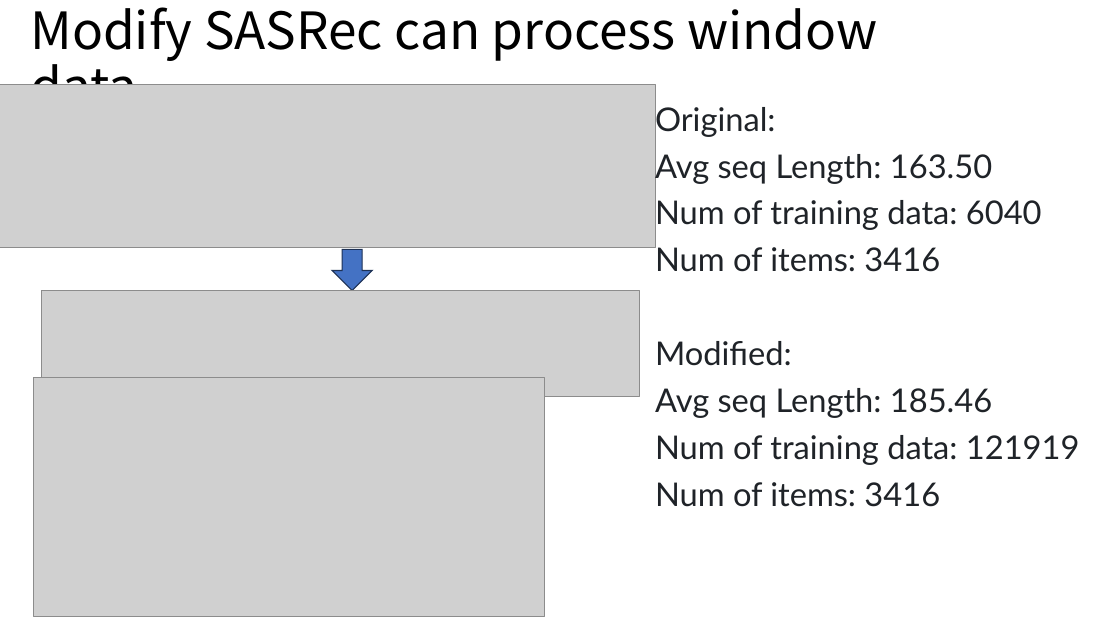
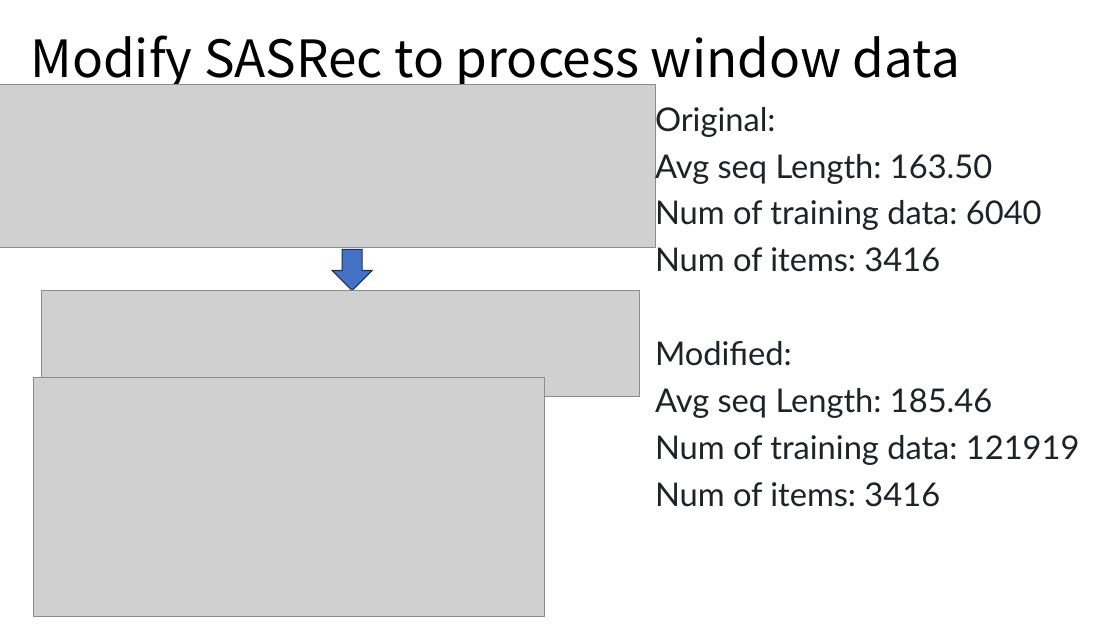
Before and after one commit to YunlongLin0125/Recommender-System, a slide deck: slide 3 of week2/Dissertation_2.pptx. Drawn at 1120x630 pixels with LibreOffice and Linux fonts; fonts in the diff are those of the drawing; grey boxes stand for pictures. Boxes give left, top, right and bottom in pixels: in the first picture for what was removed or moved away, otherwise in the second. Text is boxed around its words. In the diff, an @@ line names an element or a change of style, - is before the commit and + after.

```diff
--- a/week2/Dissertation_2.pptx
+++ b/week2/Dissertation_2.pptx
@@ title at [30,35,960,90]: text changed @@
-Modify SASRec can process window data
+Modify SASRec to process window data
```
Also in this commit, not shown: 1 other slide changed, 28 other files.
